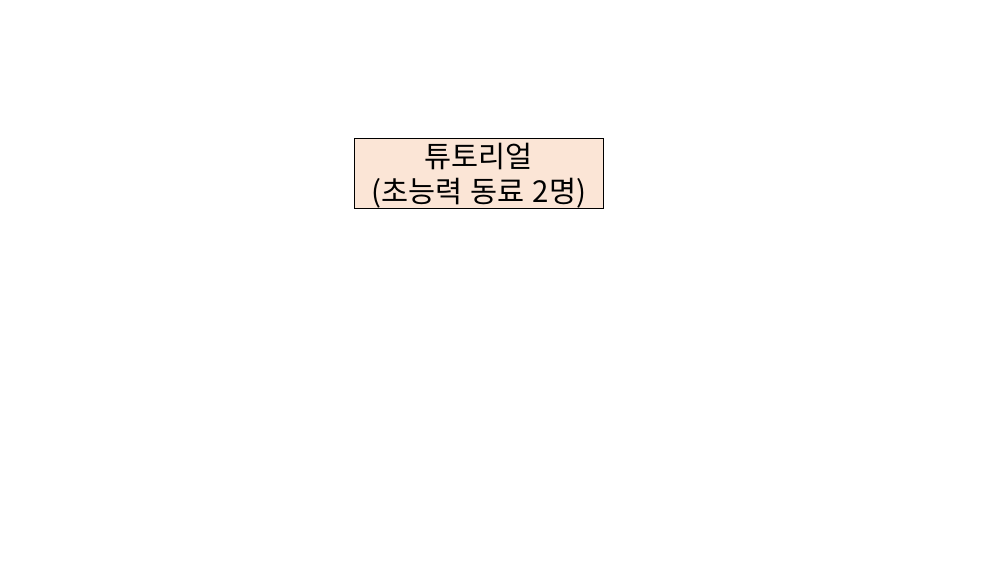
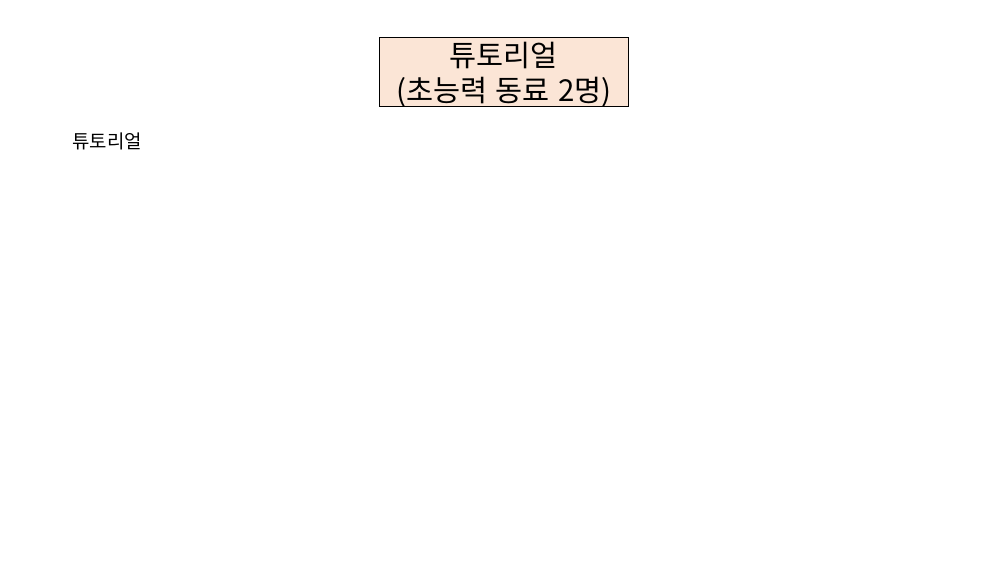
Before and after one commit to Sneer1/Project_KITRI, a slide deck: slide 3 of 워크플로우 및 게임 기획서.pptx. Drawn at 1008x567 pixels with LibreOffice and Linux fonts; fonts in the diff are those of the drawing. Boxes give left, top, right and bottom in pixels: in the first picture for what was removed or moved away, otherwise in the second. Text is boxed around its words. In the diff, an @@ line names an element or a change of style, - is before the commit and + after.

```diff
--- a/워크플로우 및 게임 기획서.pptx
+++ b/워크플로우 및 게임 기획서.pptx
@@ rectangle "튜토리얼": place and size @@
-rectangle "튜토리얼" at [355,139,603,209]
+rectangle "튜토리얼" at [380,38,628,107]
@@ text added at [72,132,142,150], 18 pt, text #000000 @@
+튜토리얼
```
Also in this commit, not shown: 4 other slides changed.
